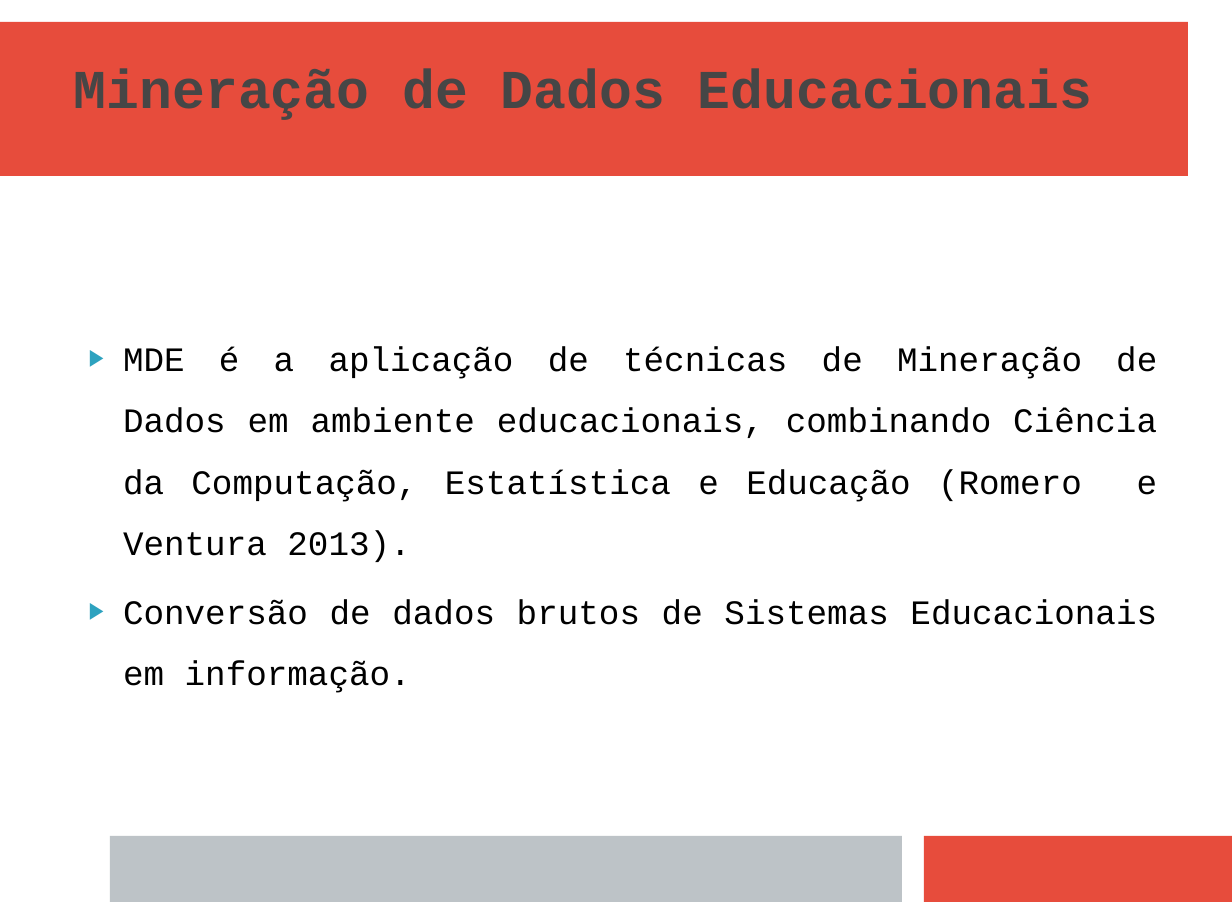
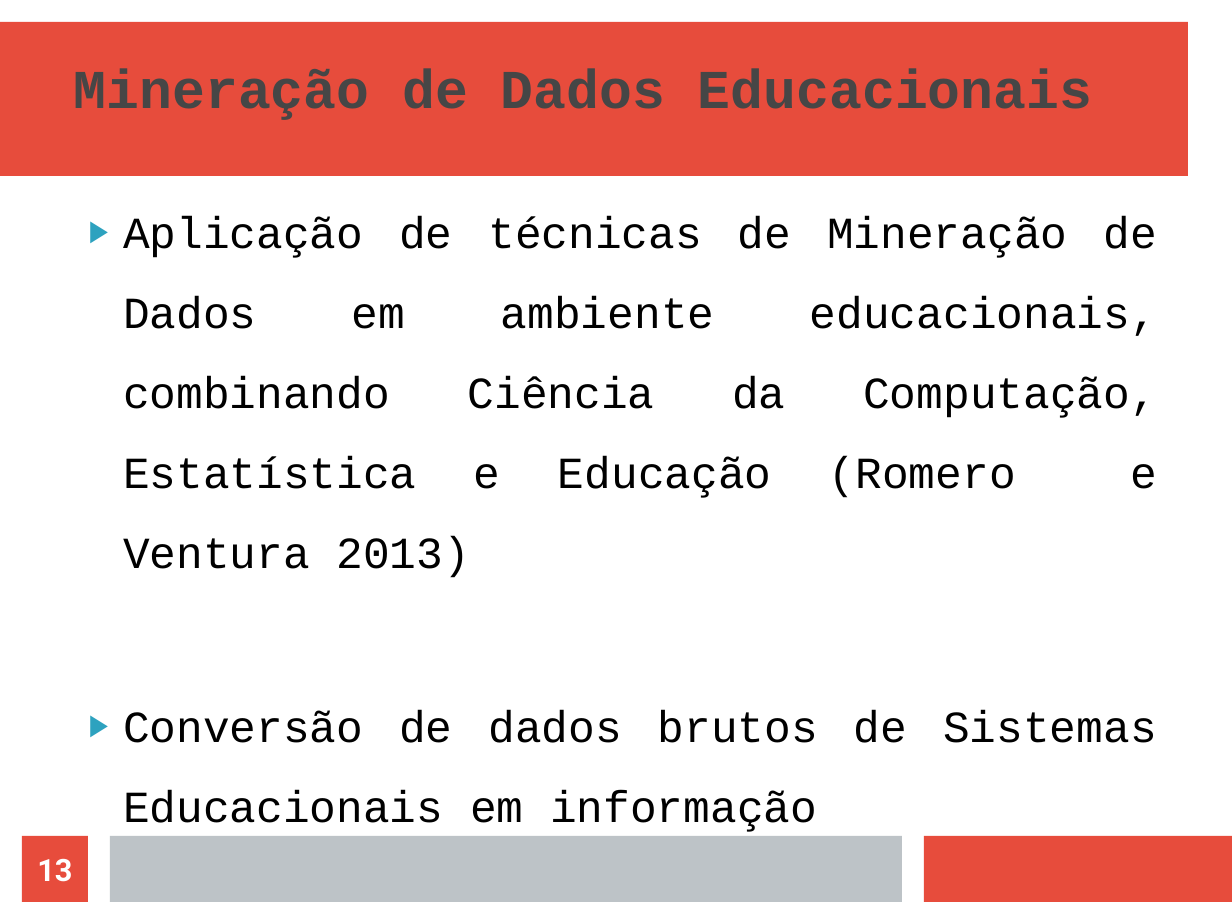
Before and after one commit to naninmartins/TCC-Modelo-de-AVA-com-CS-e-MDE, a slide deck: slide 13 of MODELO DE APOIO AO ENSINO EM AMBIENTES VIRTUAIS - APRESENTAÇÃO (linux).odp (slide 11 before the commit). Drawn at 1232x924 pixels with LibreOffice and Linux fonts; fonts in the diff are those of the drawing. Boxes give left, top, right and bottom in pixels: in the first picture for what was removed or moved away, otherwise in the second. Text is boxed around its words. In the diff, an @@ line names an element or a change of style, - is before the commit and + after.

```diff
--- a/MODELO DE APOIO AO ENSINO EM AMBIENTES VIRTUAIS - APRESENTAÇÃO (linux).odp
+++ b/MODELO DE APOIO AO ENSINO EM AMBIENTES VIRTUAIS - APRESENTAÇÃO (linux).odp
@@ text at (x1=123, y1=217, x2=1157, y2=832): text changed; size 20 to 26 pt @@
-▶ MDE é a aplicação de técnicas de Mineração de Dados em ambiente educacionais, combinando Ciência da Computação, Estatística e Educação (Romero e Ventura 2013).
-▶ Conversão de dados brutos de Sistemas Educacionais em informação.
+▶ Aplicação de técnicas de Mineração de Dados em ambiente educacionais, combinando Ciência da Computação, Estatística e Educação (Romero e Ventura 2013)
+▶ Conversão de dados brutos de Sistemas Educacionais em informação
@@ page number added at (x1=22, y1=837, x2=89, y2=903), fill #E74C3C, 18 pt, text #FFFFFF, bold @@
+13
```
Also in this commit, not shown: 24 other slides changed, 4 slides added, 6 other files.
